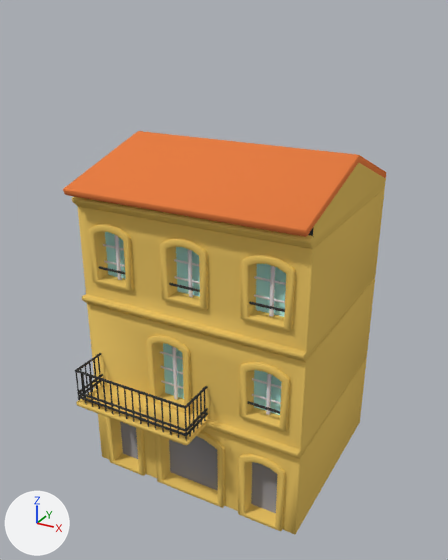
The Blender file datas/meshes/building-bordeaux.blend as it was, and as the next commit left it.
The view is the same before and after, from a 50 mm lens placed at (8.14, -15.66, 13.77), pointed at (-0.04, -0.78, 6.33). The axes (+X, +Y, +Z) are drawn at lower left. The lights are the same throughout.

The scene before the commit, as lines of its bpy script (objects in view):
```python
ob_building_bordeaux_floor_2 = bpy.data.objects.new('building-bordeaux-floor-2', me_building_bordeaux_floor_2)
ob_building_bordeaux_floor_2.location = (0.0, 0.0, 5.7)
ob_building_bordeaux_floor_no_bevel_1 = bpy.data.objects.new('building-bordeaux-floor-no-bevel-1', me_building_bordeaux_floor_no_bevel_1)
ob_building_bordeaux_floor_no_bevel_1.parent = ob_building_bordeaux_floor_1
ob_building_bordeaux_floor_no_bevel_1.location = (0.0, 0.0, 0.0)
ob_building_bordeaux_roof_1 = bpy.data.objects.new('building-bordeaux-roof-1', me_building_bordeaux_roof_1)
ob_building_bordeaux_roof_1.location = (0.0, 0.0, 8.7)
# also in view: 'building-bordeaux-ground-1' at (0.0, -0.05, 1.35); 'building-bordeaux-floor-no-bevel-2' at (0.0, -2.86, 7.37); 'building-bordeaux-floor-1' at (0.0, -0.6, 4.2)
```
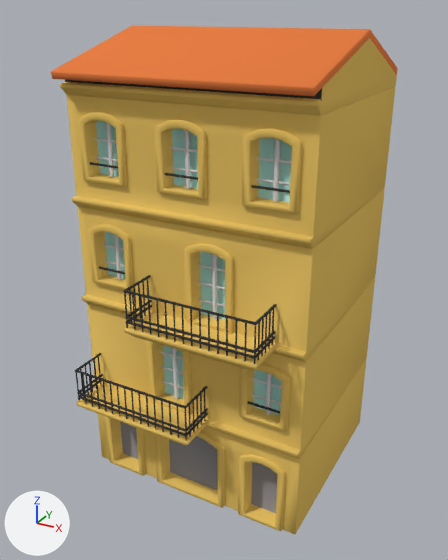
Commit message: Add building-bordeaux-floor-3

The change, as a list of edits to the scene's bpy script:
```text
Add me_building_bordeaux_floor_no_bevel_3:
    me_building_bordeaux_floor_no_bevel_3.from_pydata(...)  # 320 vertices, 172 faces; spans x -2.91..2.65, y 2.71..4.15, z -2.45..-0.3
    me_building_bordeaux_floor_no_bevel_3.polygons.foreach_set('use_smooth', [True] * 172)
    # faces by material slot: [28, 144]
    me_building_bordeaux_floor_no_bevel_3.materials.append(mat_white_wood)  # white #e4e1e7
    me_building_bordeaux_floor_no_bevel_3.materials.append(mat_material_002)  # black #3b3b3b
Add me_building_bordeaux_floor_3:
    me_building_bordeaux_floor_3.from_pydata(...)  # 117 vertices, 120 faces; spans x -3.5..3.5, y -4.2..3.0, z 0.0..3.0
    me_building_bordeaux_floor_3.polygons.foreach_set('use_smooth', [True] * 120)
    # faces by material slot: [110, 10]
    me_building_bordeaux_floor_3.materials.append(mat_material)  # yellow #e7c264
    me_building_bordeaux_floor_3.materials.append(mat_material_004)  # cyan #b0e7e4
Change ob_building_bordeaux_floor_2:
    ob_building_bordeaux_floor_2.location: (0.0, 0.0, 5.7) -> (0.0, 0.0, 8.7)
Change ob_building_bordeaux_roof_1:
    ob_building_bordeaux_roof_1.location: (0.0, 0.0, 8.7) -> (0.0, 0.0, 11.7)
Add ob_building_bordeaux_floor_no_bevel_3:
    ob_building_bordeaux_floor_no_bevel_3 = bpy.data.objects.new('building-bordeaux-floor-no-bevel-3', me_building_bordeaux_floor_no_bevel_3)
    ob_building_bordeaux_floor_no_bevel_3.parent = ob_building_bordeaux_floor_3
    ob_building_bordeaux_floor_no_bevel_3.matrix_parent_inverse = Matrix(((1.0, 0.0, 0.0, 0.0), (0.0, 1.0, 0.0, 0.0), (0.0, 0.0, 1.0, -5.7), (0.0, 0.0, 0.0, 1.0)))
    ob_building_bordeaux_floor_no_bevel_3.location = (0.0, 0.0, 5.7)
    ob_building_bordeaux_floor_no_bevel_3.rotation_euler = (3.142, 0.0, 0.0)  # degrees (180, 0, 0)
Add ob_building_bordeaux_floor_3:
    ob_building_bordeaux_floor_3 = bpy.data.objects.new('building-bordeaux-floor-3', me_building_bordeaux_floor_3)
    ob_building_bordeaux_floor_3.location = (0.0, 0.0, 5.7)
    _m = ob_building_bordeaux_floor_3.modifiers.new('Bevel', 'BEVEL')
    _m.width = 0.02
    _m.width_pct = 0.02
```

Changed parts and their boxes [x1, y1, x2, y2] in the pictures (448 x 560 px):
'building-bordeaux-floor-2', moved
    before: [78, 189, 385, 362]
    after: [67, 87, 395, 249]
'building-bordeaux-roof-1', moved
    before: [63, 131, 386, 249]
    after: [51, 25, 397, 115]
'building-bordeaux-floor-3', added (yellow)
    after: [78, 189, 385, 370]
    faces in mat_material (yellow #e7c264): [78, 189, 385, 370]
    faces in mat_material_004 (cyan #b0e7e4): [105, 232, 225, 319]
'building-bordeaux-floor-no-bevel-3', added
    after: [99, 235, 277, 364]
    faces in mat_material_002 (black #3b3b3b): [99, 266, 277, 364]
    faces in mat_white_wood (white #e4e1e7): [103, 235, 225, 320]
'building-bordeaux-floor-no-bevel-2', moved
    before: [99, 235, 286, 317]
    after: [90, 122, 291, 202]
